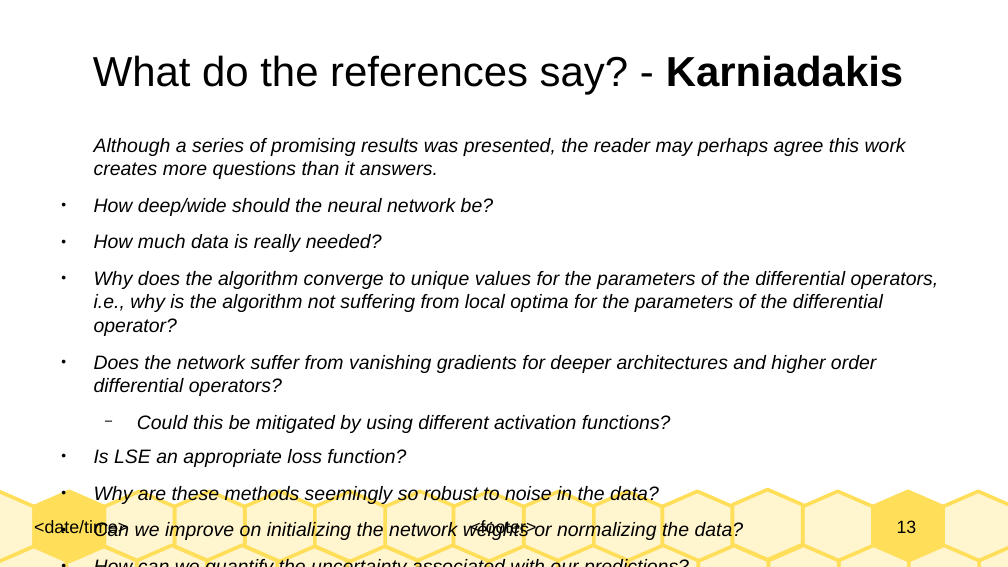
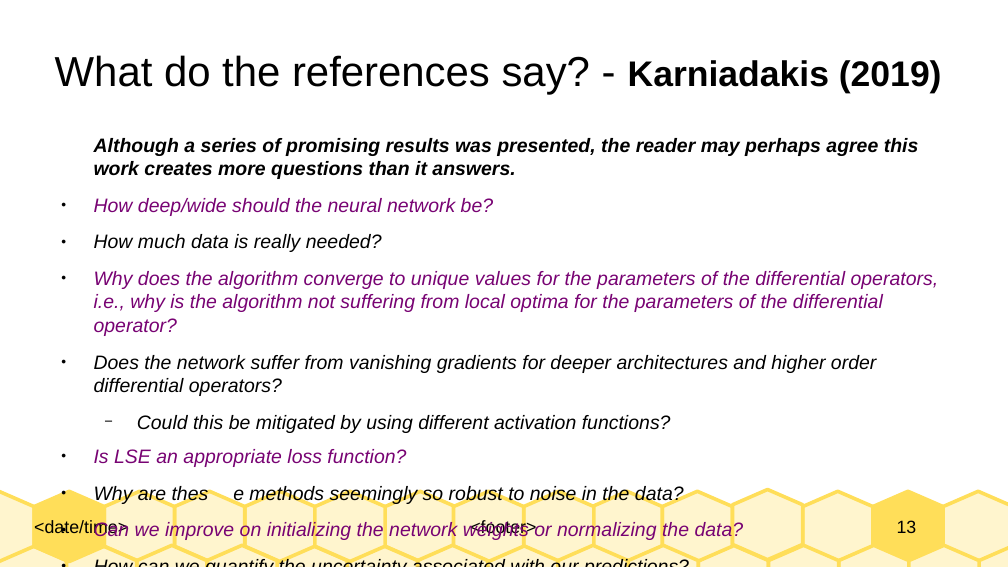
Before and after one commit to Realife-Brahmin/OriginalDocsHub, a slide deck: slide 13 of research_showcase/physicsInformedNeuralNetworks_aryan_ritwajeet_jha.odp. Drawn at 1008x567 pixels with LibreOffice and Linux fonts; fonts in the diff are those of the drawing. Boxes give left, top, right and bottom in pixels: in the first picture for what was removed or moved away, otherwise in the second. Text is boxed around its words. In the diff, an @@ line names an element or a change of style, - is before the commit and + after.

```diff
--- a/research_showcase/physicsInformedNeuralNetworks_aryan_ritwajeet_jha.odp
+++ b/research_showcase/physicsInformedNeuralNetworks_aryan_ritwajeet_jha.odp
@@ title at [55,55,942,95]: text changed @@
-What do the references say? - Karniadakis
+What do the references say? - Karniadakis (2019)
@@ text at [94,138,939,541]: bold on in "Although a series of promising results was ..."; text colour #000000 to #780373 in "How deep/wide should the neural network be?", "Why does the algorithm converge to unique ...", "Is LSE an appropriate loss function?", "Can we improve on initializing the network ..." @@
@@ text at [94,484,684,504]: spaces changed @@
-● Why are these methods seemingly so robust to noise in the data?
+● Why are thes e methods seemingly so robust to noise in the data?
```
Also in this commit, not shown: 6 other slides changed, 1 other file.
